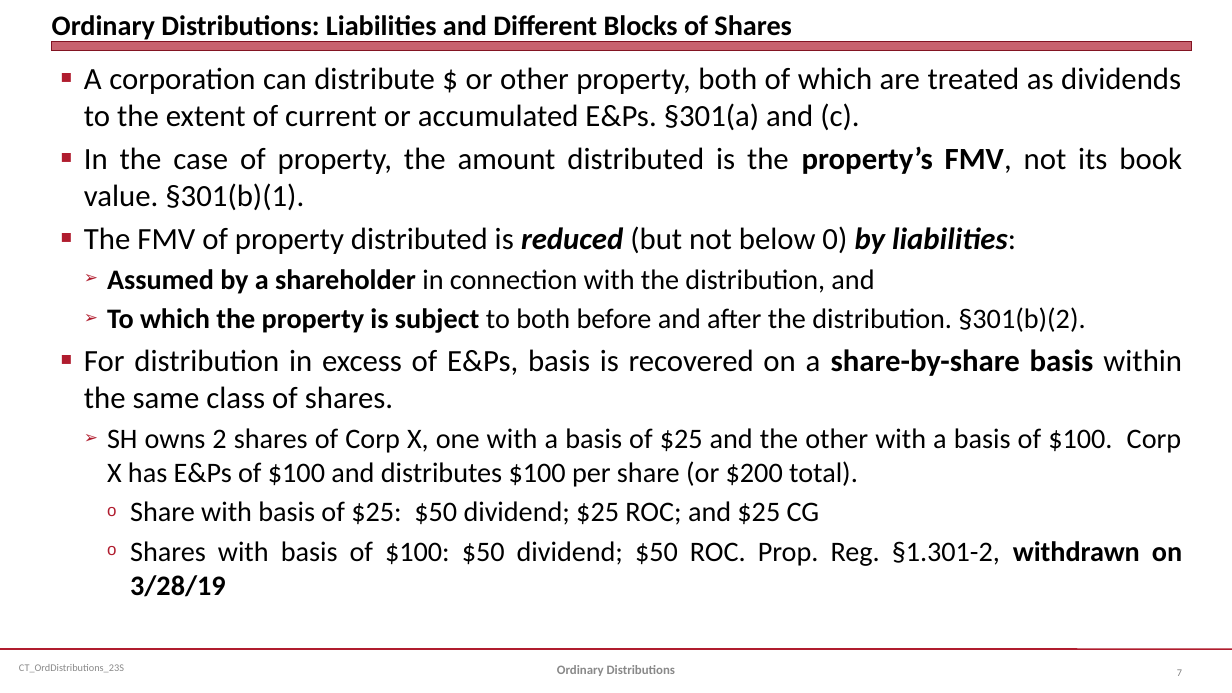
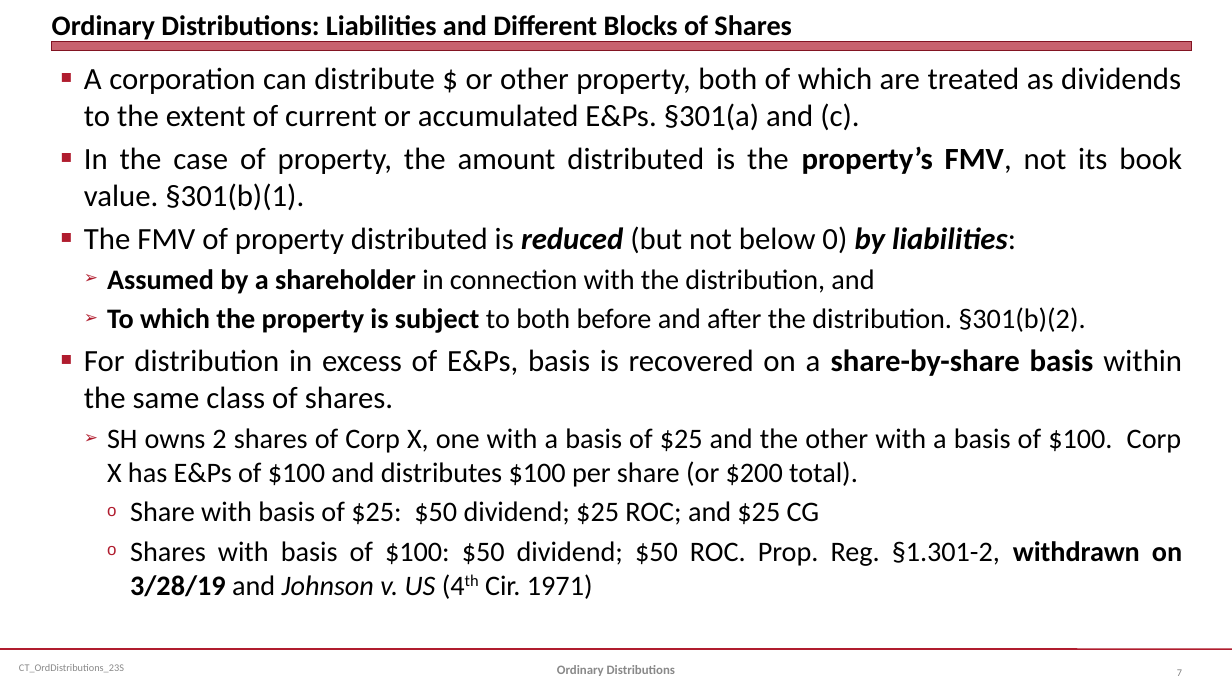
Before and after one commit to jmc877/Corporate-Tax, a slide deck: slide 7 of slides/CT_OrdDistributions_23S.pptx. Drawn at 1232x693 pixels with LibreOffice and Linux fonts; fonts in the diff are those of the drawing. Boxes give left, top, right and bottom in pixels: in the first picture for what was removed or moved away, otherwise in the second. Text is boxed around its words. In the diff, an @@ line names an element or a change of style, - is before the commit and + after.

```diff
--- a/slides/CT_OrdDistributions_23S.pptx
+++ b/slides/CT_OrdDistributions_23S.pptx
@@ text at (x1=130, y1=541, x2=1182, y2=599): text changed @@
-    o Shares with basis of $100: $50 dividend; $50 ROC. Prop. Reg. §1.301-2, withdrawn on 3/28/19
+    o Shares with basis of $100: $50 dividend; $50 ROC. Prop. Reg. §1.301-2, withdrawn on 3/28/19 and Johnson v. US (4th Cir. 1971)
```
Also in this commit, not shown: 3 other slides changed.
